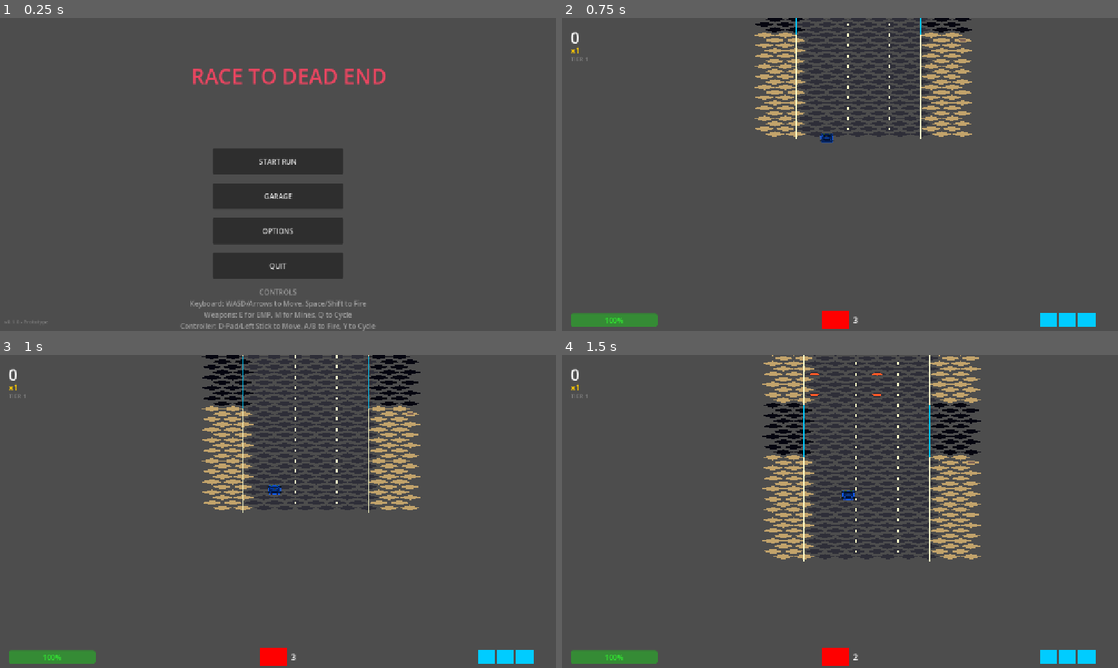
Above: before the commit, frames 1-4 (two rows, left to right).
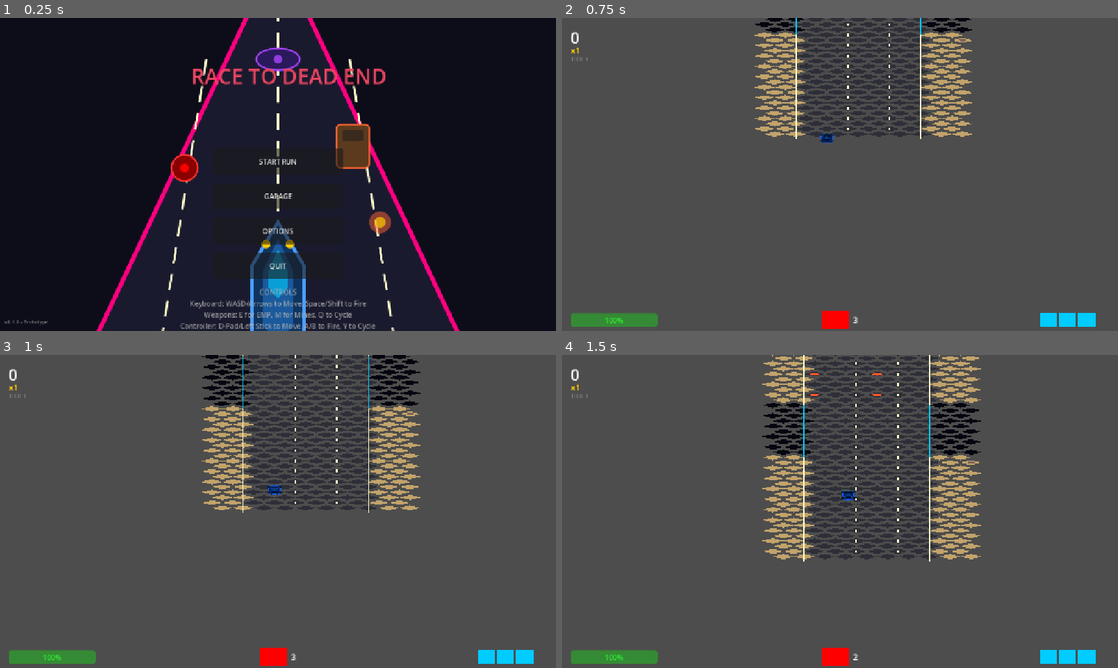
Above: after the commit, the same moments.

Repository: 23skdu/RaceToDeadEnd
Game: Godot game, scene res://scenes/Main.tscn
Same seed, same stepped clock (60 frames per second), same inputs: the game is played once before the commit and once after it.
Inputs:
- Up to frame 1 (0.25 s): no input
- Up to frame 2 (0.75 s): click "START RUN" at 0.5 s
- Up to frame 3 (1 s): no input
- Up to frame 4 (1.5 s): tap Enter (ui_accept) at 1.25 s; hold D (move_right) from 1.28 s (still down); tap Q (cycle_weapon) at 1.35 s

The runs differ from the first frame. In frame 1, 92% of the frame differs, in the area x 0-100%, y 0-100%; in frame 2, nothing differs; in frame 3, nothing differs; in frame 4, nothing differs.
Error in both runs: Invalid assignment of property or key 'texture' with value of type 'CompressedTexture2D' on a base object of type 'Nil'. (res://scripts/scenes/enemies/Enemy.gd…

Commit message:
fix: configure Godot LSP, fix highway tiling, and add main menu background

Diff:
--- a/scenes/Main.tscn
+++ b/scenes/Main.tscn
@@ -1,11 +1,22 @@
-[gd_scene load_steps=2 format=3 uid="uid://b1r3mpl3c5d1j"]
+[gd_scene load_steps=3 format=3 uid="uid://b1r3mpl3c5d1j"]
 
 [ext_resource type="Script" path="res://scripts/scenes/Main.gd" id="1_uq4ik"]
+[ext_resource type="Texture2D" path="res://icon.svg" id="2_bg"]
 
 [node name="Main" type="Node"]
 script = ExtResource("1_uq4ik")
 
 [node name="CanvasLayer" type="CanvasLayer" parent="."]
+
+[node name="Background" type="TextureRect" parent="CanvasLayer"]
+anchors_preset = 15
+anchor_right = 1.0
+anchor_bottom = 1.0
+grow_horizontal = 2
+grow_vertical = 2
+texture = ExtResource("2_bg")
+expand_mode = 1
+stretch_mode = 6
 
 [node name="TitleLabel" type="Label" parent="CanvasLayer"]
 offset_left = 440.0
--- a/scripts/scenes/world/Highway.gd
+++ b/scripts/scenes/world/Highway.gd
@@ -30,8 +30,13 @@
 var active_chunks: Array[Node2D] = []
 var current_segment: int = 0
 var player: Node = null
+var white_texture: Texture2D
 
 func _ready() -> void:
+	var img = Image.create(1, 1, false, Image.FORMAT_RGBA8)
+	img.fill(Color.WHITE)
+	white_texture = ImageTexture.create_from_image(img)
+
 	for i in PREWARM_CHUNKS:
 		_spawn_chunk(i)
 
@@ -149,6 +154,7 @@
 
 	if lane_polygons.size() > 0:
 		var lane_merged = MultiMeshInstance2D.new()
+		lane_merged.texture = white_texture
 		var multimesh = MultiMesh.new()
 		multimesh.mesh = _create_diamond_mesh()
 		multimesh.instance_count = lane_polygons.size()
@@ -160,6 +166,7 @@
 
 	if shoulder_polygons.size() > 0:
 		var shoulder_merged = MultiMeshInstance2D.new()
+		shoulder_merged.texture = white_texture
 		var multimesh = MultiMesh.new()
 		multimesh.mesh = _create_diamond_mesh()
 		multimesh.instance_count = shoulder_polygons.size()
@@ -307,10 +314,17 @@
 		Vector2(0, half_h),
 		Vector2(-half_w, 0)
 	])
+	var uvs = PackedVector2Array([
+		Vector2(0.5, 0.0),
+		Vector2(1.0, 0.5),
+		Vector2(0.5, 1.0),
+		Vector2(0.0, 0.5)
+	])
 	var indices = PackedInt32Array([0, 1, 2, 0, 2, 3])
 	var arrays = []
 	arrays.resize(Mesh.ARRAY_MAX)
 	arrays[Mesh.ARRAY_VERTEX] = vertices
+	arrays[Mesh.ARRAY_TEX_UV] = uvs
 	arrays[Mesh.ARRAY_INDEX] = indices
 	mesh.add_surface_from_arrays(Mesh.PRIMITIVE_TRIANGLES, arrays)
 	return mesh
